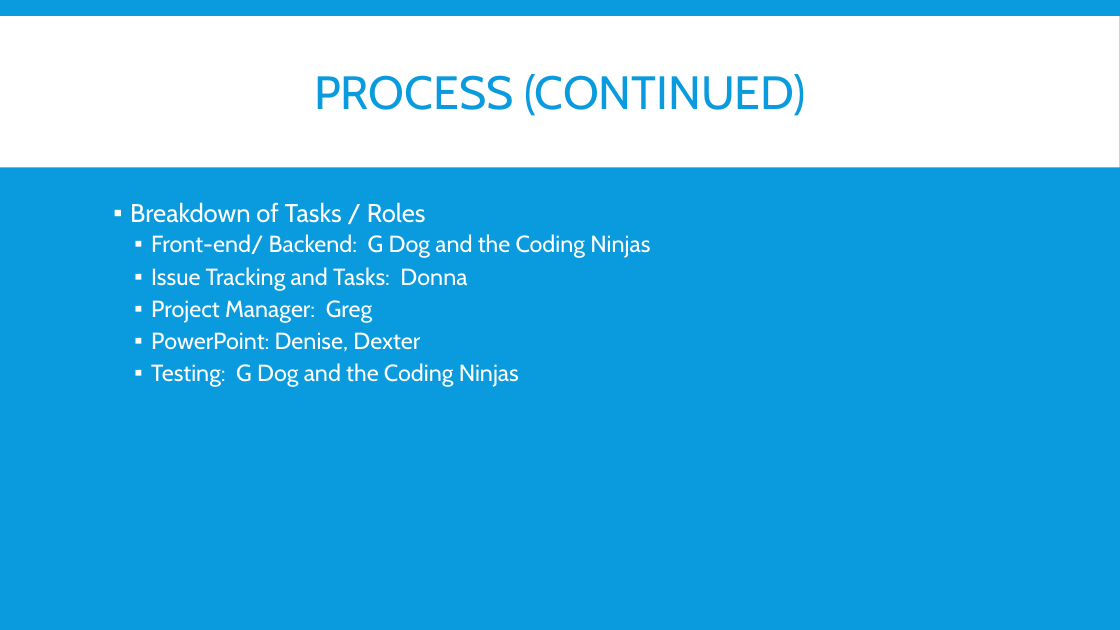
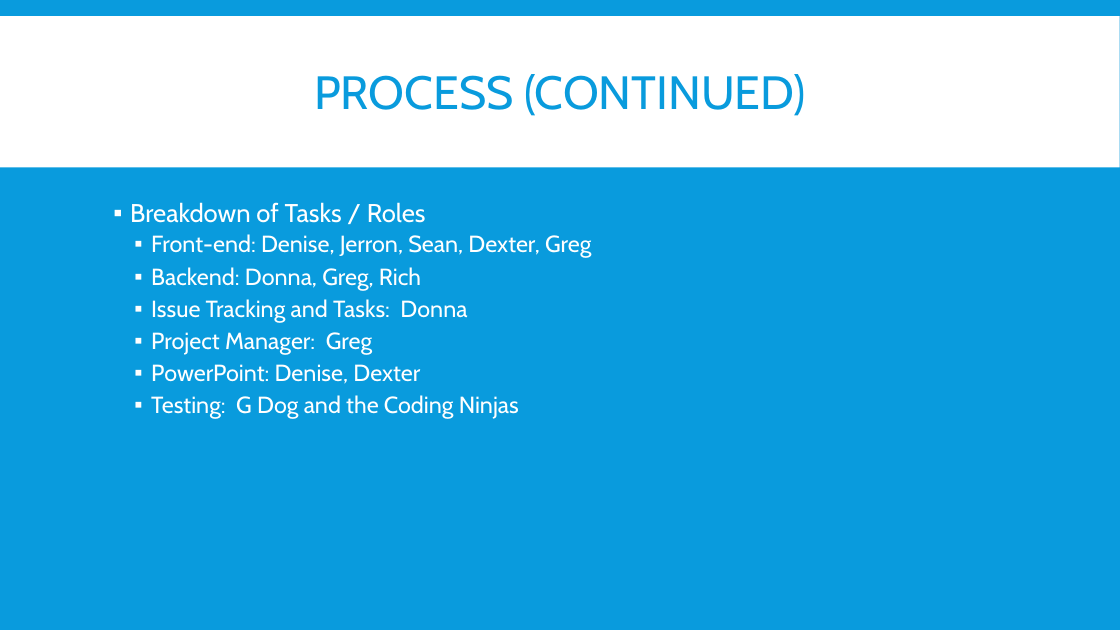
Before and after one commit to gehanstedt/change-forecast, a slide deck: slide 7 of Presentation/Draft Change Forecast Presentation.pptx. Drawn at 1120x630 pixels with LibreOffice and Linux fonts; fonts in the diff are those of the drawing. Boxes give left, top, right and bottom in pixels: in the first picture for what was removed or moved away, otherwise in the second. Text is boxed around its words. In the diff, an @@ line names an element or a change of style, - is before the commit and + after.

```diff
--- a/Presentation/Draft Change Forecast Presentation.pptx
+++ b/Presentation/Draft Change Forecast Presentation.pptx
@@ text at (x1=151, y1=234, x2=591, y2=290): text changed @@
-  ▪ Front-end/ Backend: G Dog and the Coding Ninjas
+  ▪ Front-end: Denise, Jerron, Sean, Dexter, Greg
+  ▪ Backend: Donna, Greg, Rich
```
Also in this commit, not shown: 7 other slides changed.
